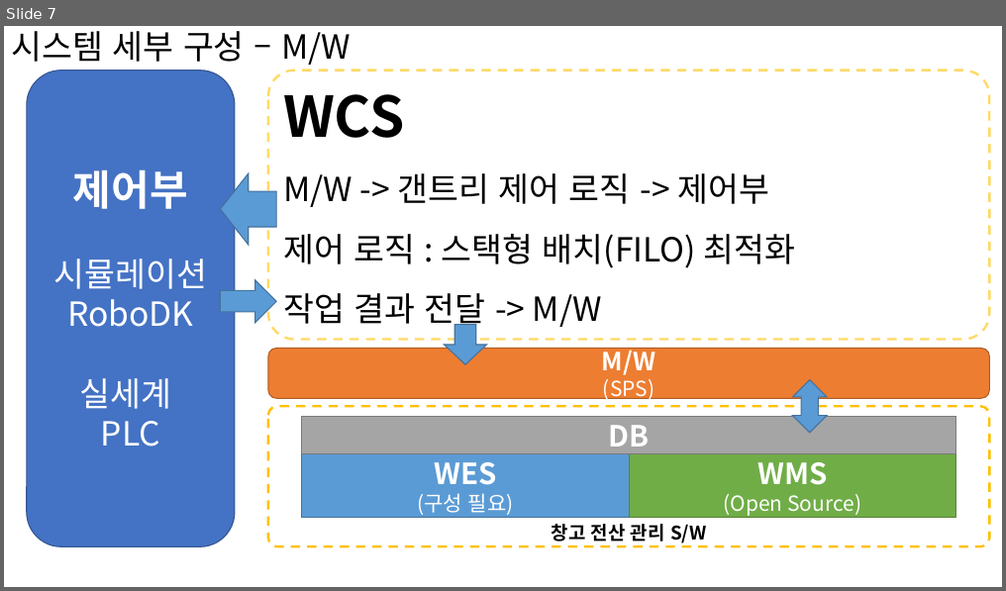
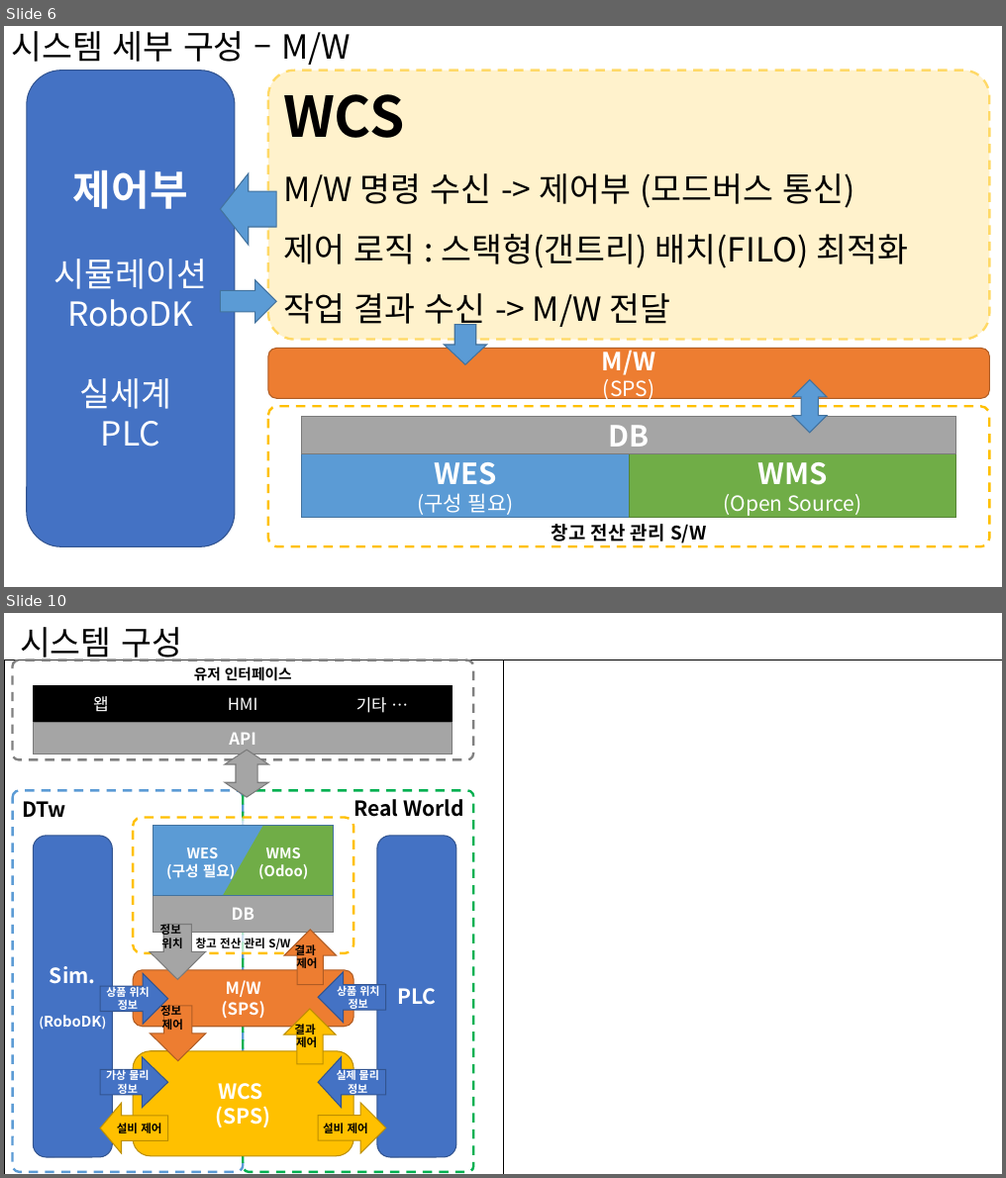
Before and after one commit to SpRobotTeam/DT_Gantry_Robot_WareHouse, a slide deck: doc/시스템 개념.pptx. Shown one above the other, each under a label of ours: slide 7 before the commit, slides 6 and 10 after it; the slides between them are not shown. The pictures are 1006x591 and 1006x1178 pixels, drawn with LibreOffice and Linux fonts; fonts in the diff are those of the drawing. Boxes give left, top, right and bottom in pixels: in the first picture for what was removed or moved away, otherwise in the second. Text is boxed around its words. In the diff, an @@ line names an element or a change of style, - is before the commit and + after.

```diff
--- a/doc/시스템 개념.pptx
+++ b/doc/시스템 개념.pptx
@@ slide 10 added at (4, 613, 1002, 1174), background #FFFFFF @@
@@ title added at (20, 627, 182, 662), 32 pt, text #000000 @@
+시스템 구성
@@ table added at (4, 661, 1002, 1174), 1 rows, 2 columns @@
+ | 
@@ group added at (12, 661, 473, 1172): 13 rounded rectangles, 3 left arrows, 3 right arrows, 2 up arrows, 2 down arrows, 1 up down arrow, 1 rectangle @@
+DTw
+Real World
+Sim.
+(RoboDK)
+WCS
+(SPS)
+M/W
+(SPS)
+설비 제어
+가상 물리 정보
+창고 전산 관리 S/W
+DB
+제어
+정보
+제어
+결과
+위치
+정보
+제어
+결과
+PLC
+실제 물리 정보
+설비 제어
+상품 위치 정보
+상품 위치 정보
+유저 인터페이스
+왭
+기타 …
+API
+HMI
+WES
+(구성 필요)
+WMS
+(Odoo)
@@ what was slide 7 is now slide 6 @@
@@ slide 6 changed as well @@
@@ rounded rectangle "WCS" at (268, 71, 990, 340): fill none to #FFF2CC @@
@@ text in rounded rectangle at (283, 174, 908, 331): text changed @@
-M/W -> 갠트리 제어 로직 -> 제어부
-제어 로직 : 스택형 배치(FILO) 최적화
-작업 결과 전달 -> M/W
+M/W 명령 수신 -> 제어부 (모드버스 통신)
+제어 로직 : 스택형(갠트리) 배치(FILO) 최적화
+작업 결과 수신 -> M/W 전달
```
Also in this commit, not shown: 4 other slides changed, 3 other slides added, 1 slide removed, 6 other files.
